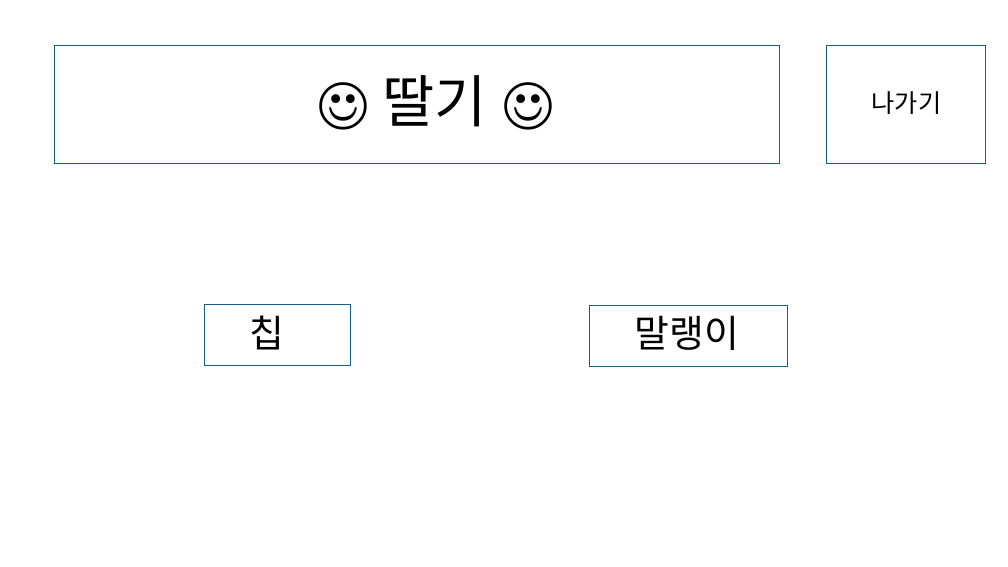
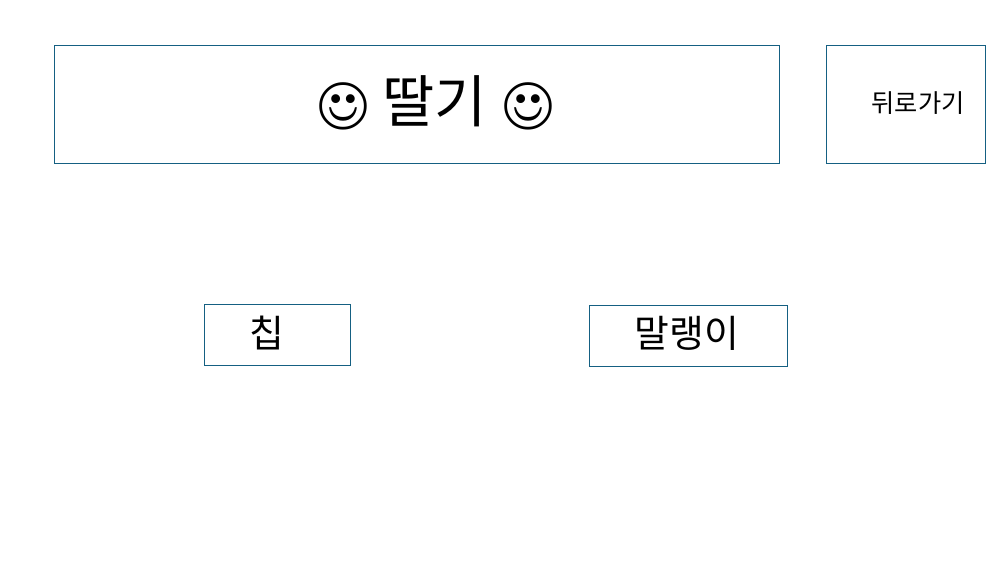
Before and after one commit to SynergyMakerHwang/ValueFinalProject, a slide deck: slide 4 of 00_문서/화면설계_UI/사용자화면.pptx. Drawn at 1008x567 pixels with LibreOffice and Linux fonts; fonts in the diff are those of the drawing. Boxes give left, top, right and bottom in pixels: in the first picture for what was removed or moved away, otherwise in the second. Text is boxed around its words. In the diff, an @@ line names an element or a change of style, - is before the commit and + after.

```diff
--- a/00_문서/화면설계_UI/사용자화면.pptx
+++ b/00_문서/화면설계_UI/사용자화면.pptx
@@ text in rectangle at (872,91,965,114): text changed @@
-  나가기
+  뒤로가기
```
Also in this commit, not shown: 3 other slides changed, 9 other files.
